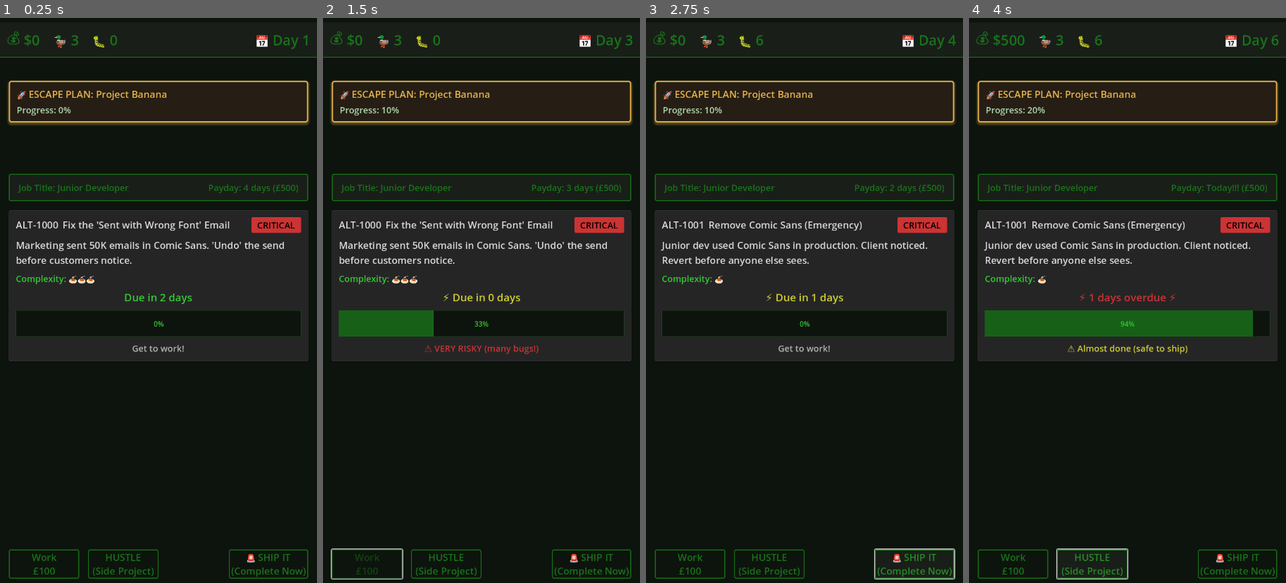
Above: before the commit, frames 1-4 (left to right).
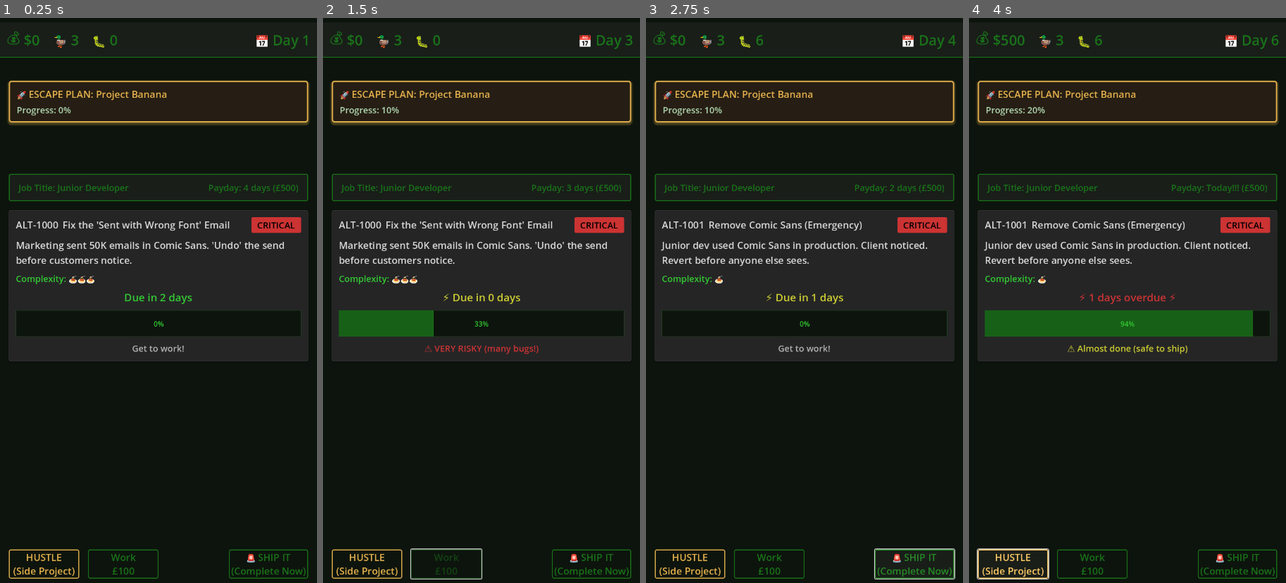
Above: after the commit, the same moments.

Repository: lmchoi/alt-f-this
Game: Godot game, scene res://scenes/game_ui.tscn
Same seed, same stepped clock (60 frames per second), same inputs: the game is played once before the commit and once after it.
Inputs:
- Up to frame 1 (0.25 s): no input
- Up to frame 2 (1.5 s): click "HUSTLE (Side Project)" at 0.5 s; click "Work £100" at 1.25 s
- Up to frame 3 (2.75 s): click "🚨 SHIP IT (Complete Now)" at 2 s
- Up to frame 4 (4 s): click "Work £100" at 2.75 s; click "HUSTLE (Side Project)" at 3.5 s

The runs differ from the first frame. In frame 1, 0.6% of the frame differs, in the area x 2-49%, y 94-100%; in frame 2, 0.8%; in frame 3, 0.6%; in frame 4, 0.9%, in the area x 2-51%, y 93-100%.

Commit message:
Move HUSTLE button left and style with gold theme

Diff:
--- a/scenes/game_ui.tscn
+++ b/scenes/game_ui.tscn
@@ -13,6 +13,54 @@
 [ext_resource type="Script" uid="uid://c21qcpvp6sbak" path="res://scenes/dialogs/completion_dialog.gd" id="7_completion"]
 [ext_resource type="PackedScene" uid="uid://tcn5yq8brhx1" path="res://scenes/dialogs/outage_dialog.tscn" id="7_outage_dialog"]
 
+[sub_resource type="StyleBoxFlat" id="StyleBoxFlat_hustle_normal"]
+bg_color = Color(0.05, 0.08, 0.05, 1)
+border_width_left = 2
+border_width_top = 2
+border_width_right = 2
+border_width_bottom = 2
+border_color = Color(0.9, 0.7, 0.3, 1)
+corner_radius_top_left = 4
+corner_radius_top_right = 4
+corner_radius_bottom_right = 4
+corner_radius_bottom_left = 4
+
+[sub_resource type="StyleBoxFlat" id="StyleBoxFlat_hustle_hover"]
+bg_color = Color(0.1, 0.12, 0.1, 1)
+border_width_left = 2
+border_width_top = 2
+border_width_right = 2
+border_width_bottom = 2
+border_color = Color(1, 0.8, 0.4, 1)
+corner_radius_top_left = 4
+corner_radius_top_right = 4
+corner_radius_bottom_right = 4
+corner_radius_bottom_left = 4
+
+[sub_resource type="StyleBoxFlat" id="StyleBoxFlat_hustle_pressed"]
+bg_color = Color(0.9, 0.7, 0.3, 0.2)
+border_width_left = 2
+border_width_top = 2
+border_width_right = 2
+border_width_bottom = 2
+border_color = Color(1, 0.8, 0.4, 1)
+corner_radius_top_left = 4
+corner_radius_top_right = 4
+corner_radius_bottom_right = 4
+corner_radius_bottom_left = 4
+
+[sub_resource type="StyleBoxFlat" id="StyleBoxFlat_hustle_disabled"]
+bg_color = Color(0.05, 0.08, 0.05, 0.5)
+border_width_left = 2
+border_width_top = 2
+border_width_right = 2
+border_width_bottom = 2
+border_color = Color(0.9, 0.7, 0.3, 0.5)
+corner_radius_top_left = 4
+corner_radius_top_right = 4
+corner_radius_bottom_right = 4
+corner_radius_bottom_left = 4
+
 [node name="GameUI" type="CanvasLayer"]
 script = ExtResource("1_yubou")
 
@@ -110,21 +158,29 @@
 size_flags_vertical = 4
 theme_override_constants/separation = 20
 
+[node name="SlackButton" type="Button" parent="MainThemeContainer/VBoxContainer/ActionPanelMargin/ActionButtons"]
+unique_name_in_owner = true
+custom_minimum_size = Vector2(160, 0)
+layout_mode = 2
+theme_override_colors/font_color = Color(0.9, 0.7, 0.3, 1)
+theme_override_colors/font_disabled_color = Color(0.9, 0.7, 0.3, 0.5)
+theme_override_colors/font_hover_color = Color(1, 0.8, 0.4, 1)
+theme_override_colors/font_pressed_color = Color(1, 0.85, 0.5, 1)
+theme_override_styles/normal = SubResource("StyleBoxFlat_hustle_normal")
+theme_override_styles/hover = SubResource("StyleBoxFlat_hustle_hover")
+theme_override_styles/pressed = SubResource("StyleBoxFlat_hustle_pressed")
+theme_override_styles/disabled = SubResource("StyleBoxFlat_hustle_disabled")
+text = "HUSTLE
+(Side Project)"
+script = ExtResource("2_rns2u")
+metadata/_custom_type_script = "uid://o4uecgfegpr2"
+
 [node name="WorkButton" type="Button" parent="MainThemeContainer/VBoxContainer/ActionPanelMargin/ActionButtons"]
 unique_name_in_owner = true
 custom_minimum_size = Vector2(160, 0)
 layout_mode = 2
 text = "Work
 £100"
-script = ExtResource("2_rns2u")
-metadata/_custom_type_script = "uid://o4uecgfegpr2"
-
-[node name="SlackButton" type="Button" parent="MainThemeContainer/VBoxContainer/ActionPanelMargin/ActionButtons"]
-unique_name_in_owner = true
-custom_minimum_size = Vector2(160, 0)
-layout_mode = 2
-text = "HUSTLE
-(Side Project)"
 script = ExtResource("2_rns2u")
 metadata/_custom_type_script = "uid://o4uecgfegpr2"
 
Not shown: 1 places in scenes/game_ui.tscn that only renumber resources
